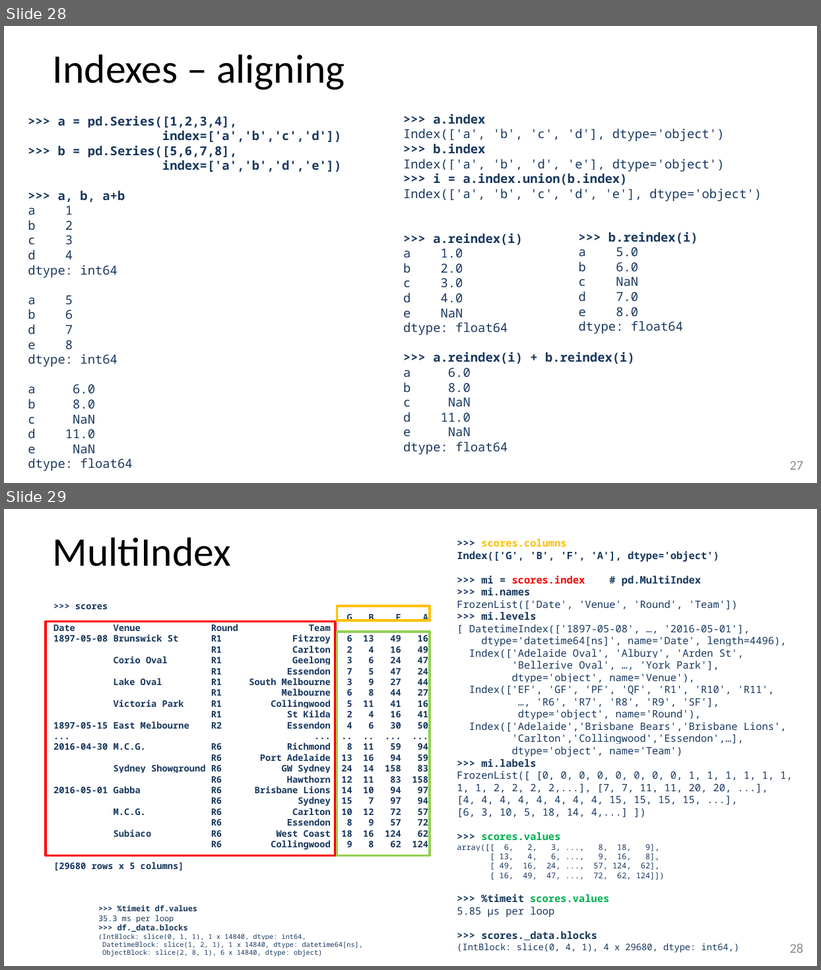
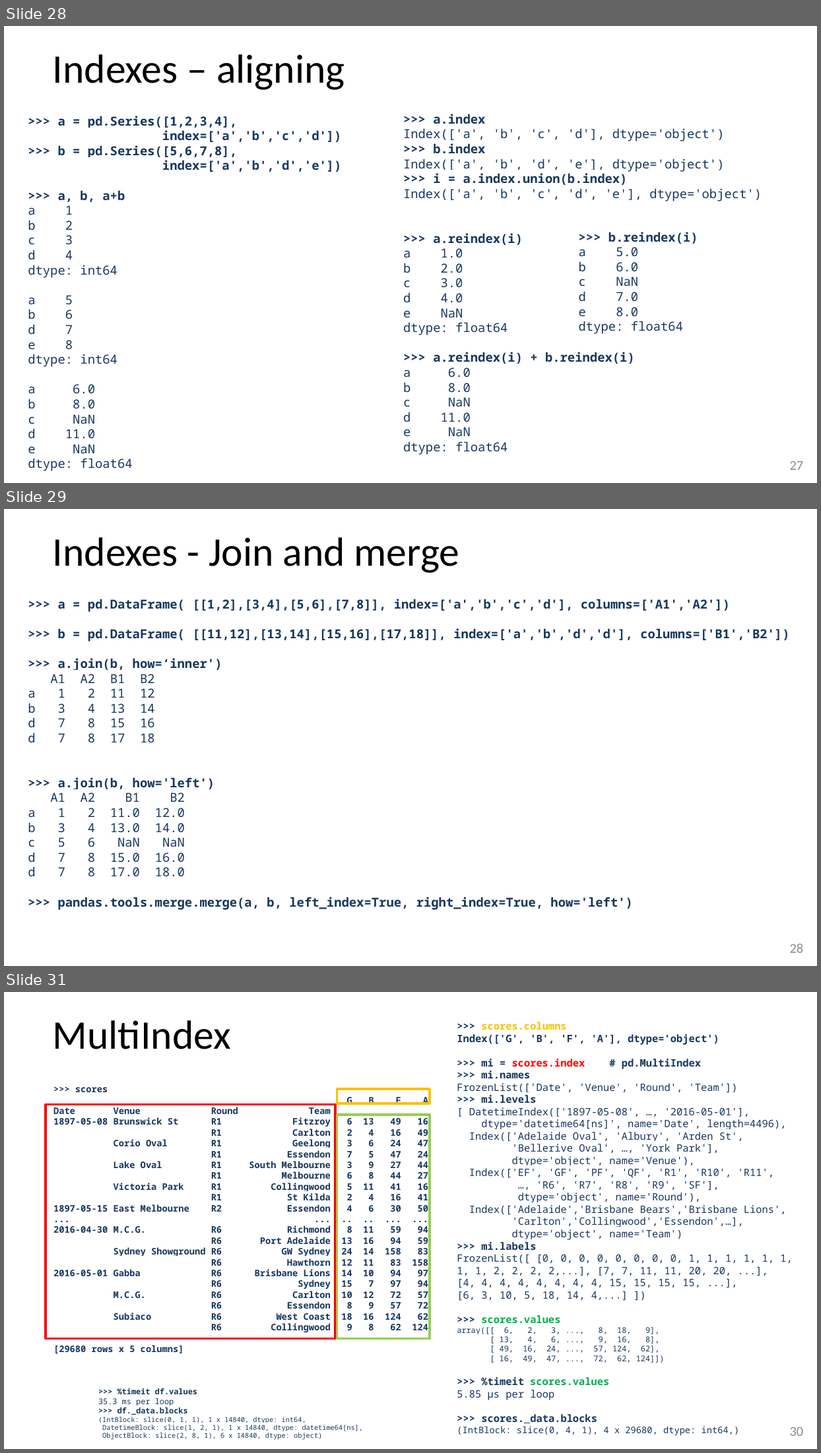
Before and after one commit to stevesimmons/PyDataDC2016-PandasFromTheInside, a slide deck: pfi.pptx. Shown one above the other, each under a label of ours: slides 28 and 29 before the commit, slides 28, 29 and 31 after it; the slides between them are not shown. The pictures are 821x970 and 821x1453 pixels, drawn with LibreOffice and Linux fonts; fonts in the diff are those of the drawing. Boxes give left, top, right and bottom in pixels: in the first picture for what was removed or moved away, otherwise in the second. Text is boxed around its words. In the diff, an @@ line names an element or a change of style, - is before the commit and + after.

Commit message:
Final PyData DC slides

```diff
--- a/pfi.pptx
+++ b/pfi.pptx
@@ slide 29 added at bbox=[4, 509, 817, 966], background #FFFFFF @@
@@ title added at bbox=[53, 537, 459, 573], 36 pt, text #000000 @@
+Indexes - Join and merge
@@ text added at bbox=[28, 599, 789, 910], 11 pt, text #17375E, bold @@
+>>> a = pd.DataFrame( [[1,2],[3,4],[5,6],[7,8]], index=['a','b','c','d'], columns=['A1','A2'])
+>>> b = pd.DataFrame( [[11,12],[13,14],[15,16],[17,18]], index=['a','b','d','d'], columns=['B1','B2'])
+>>> a.join(b, how=‘inner')
+A1 A2 B1 B2
+a 1 2 11 12
+b 3 4 13 14
+d 7 8 15 16
+d 7 8 17 18
+>>> a.join(b, how='left')
+A1 A2 B1 B2
+a 1 2 11.0 12.0
+b 3 4 13.0 14.0
+c 5 6 NaN NaN
+d 7 8 15.0 16.0
+d 7 8 17.0 18.0
+>>> pandas.tools.merge.merge(a, b, left_index=True, right_index=True, how='left')
@@ page number added at bbox=[790, 944, 804, 953], 12 pt, text #8C8C8C @@
+28
@@ what was slide 29 is now slide 31 @@
@@ page number at bbox=[790, 1428, 804, 1436]: text changed @@
-28
+30
```
Also in this commit, not shown: 9 slides changed, 1 other slide added, 1 other file.
